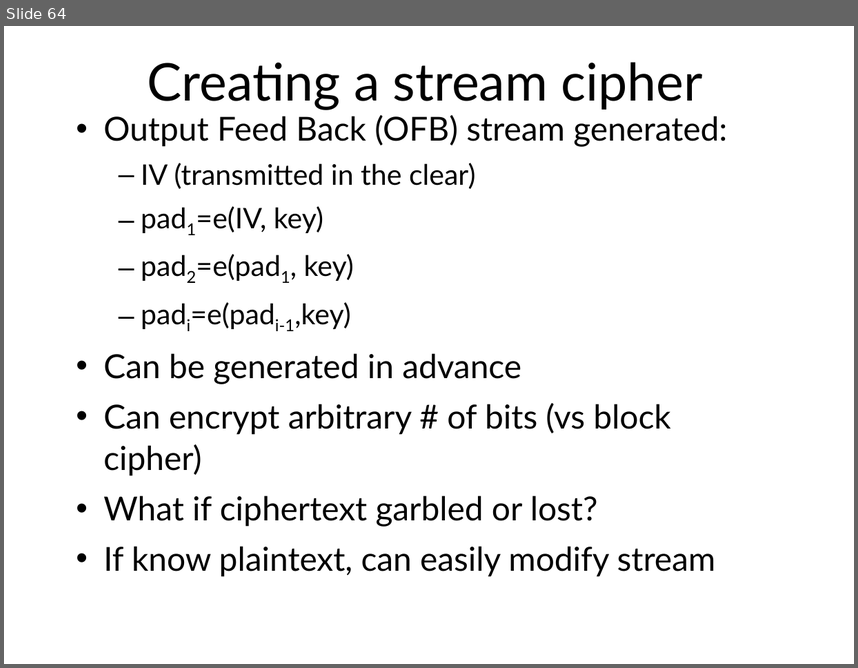
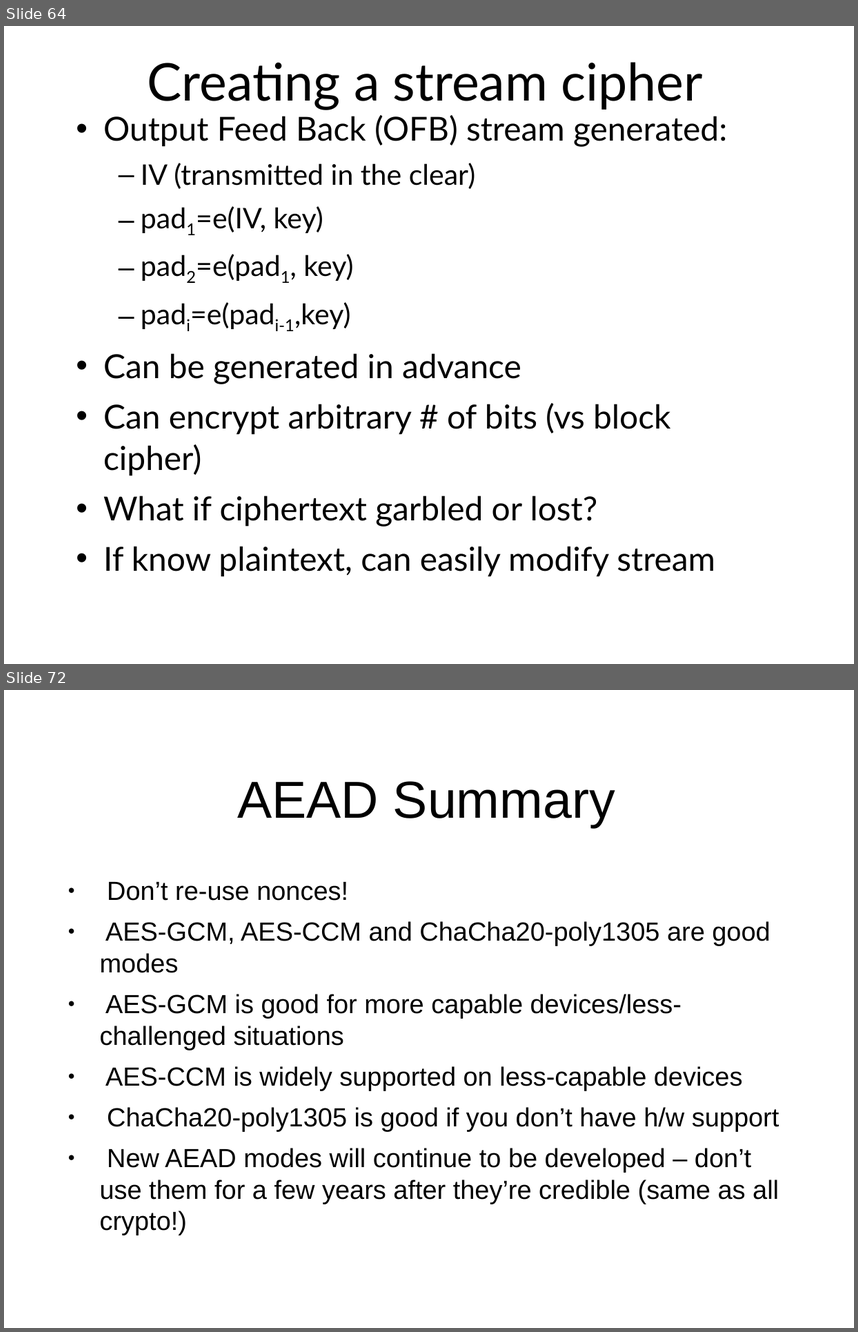
Before and after one commit to sftcd/cs7053, a slide deck: 2016lectures/03-crypto.ppt. Shown one above the other, each under a label of ours: slide 64 before the commit, slides 64 and 72 after it; the slides between them are not shown. The pictures are 858x668 and 858x1332 pixels, drawn with LibreOffice and Linux fonts; fonts in the diff are those of the drawing. Boxes give left, top, right and bottom in pixels: in the first picture for what was removed or moved away, otherwise in the second. Text is boxed around its words. In the diff, an @@ line names an element or a change of style, - is before the commit and + after.

Commit message:
added AEAD stuff

```diff
--- a/2016lectures/03-crypto.ppt
+++ b/2016lectures/03-crypto.ppt
@@ slide 72 added at [4,690,854,1328], background #FFFFFF @@
@@ title added at [237,781,615,828], 44 pt, text #000000 @@
+AEAD Summary
@@ text added at [100,882,780,1234], 22.2 pt, text #000000 @@
+● Don’t re-use nonces!
+● AES-GCM, AES-CCM and ChaCha20-poly1305 are good modes
+● AES-GCM is good for more capable devices/less-challenged situations
+● AES-CCM is widely supported on less-capable devices
+● ChaCha20-poly1305 is good if you don’t have h/w support
+● New AEAD modes will continue to be developed – don’t use them for a few years after they’re credible (same as all crypto!)
```
Also in this commit, not shown: 58 slides changed, 9 other slides added, 4 other files.
